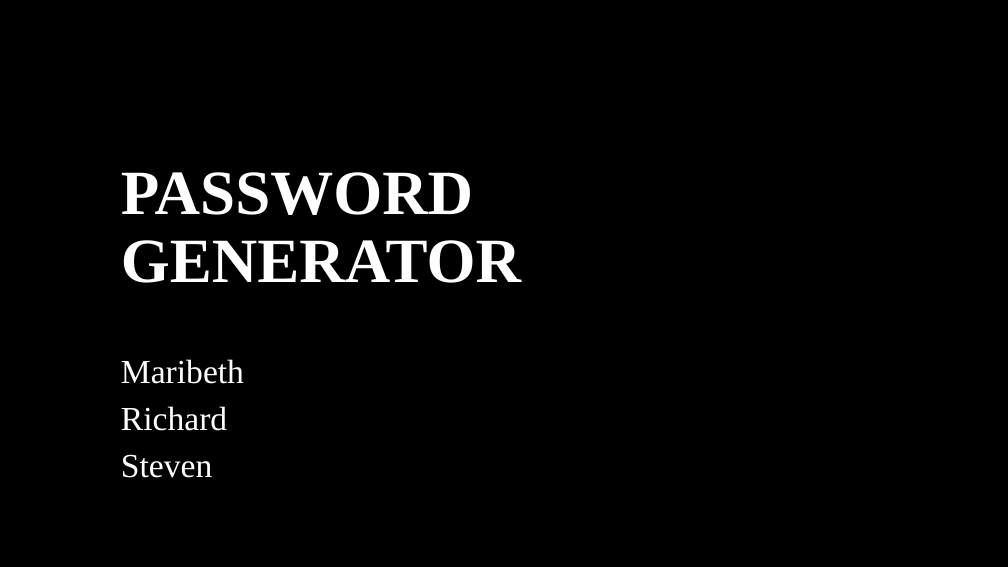
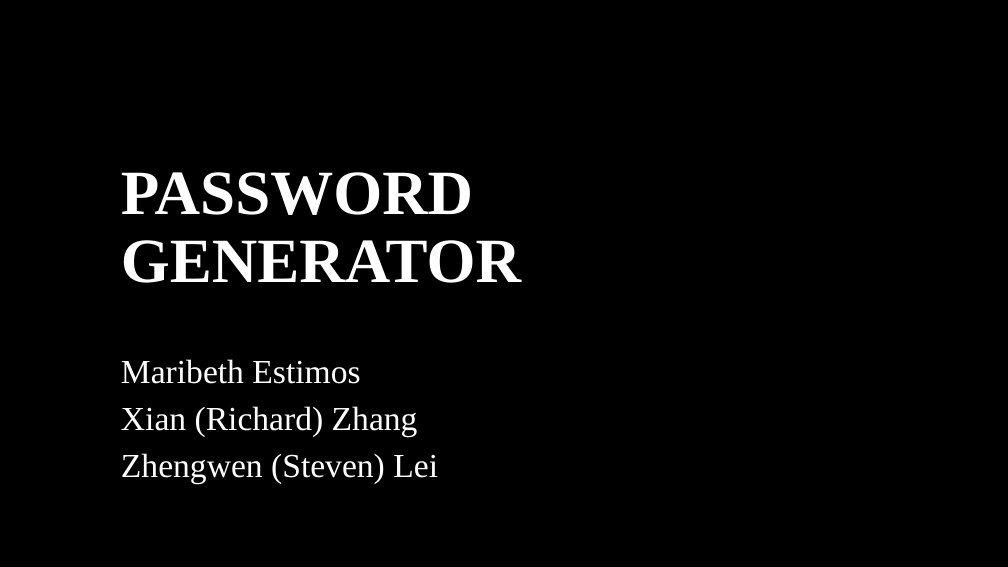
Before and after one commit to Steven-lei/Password-Generator, a slide deck: slide 1 of document/Presentation Password Generator.pptx. Drawn at 1008x567 pixels with LibreOffice and Linux fonts; fonts in the diff are those of the drawing; background and template pictures are left out. Boxes give left, top, right and bottom in pixels: in the first picture for what was removed or moved away, otherwise in the second. Text is boxed around its words. In the diff, an @@ line names an element or a change of style, - is before the commit and + after.

```diff
--- a/document/Presentation Password Generator.pptx
+++ b/document/Presentation Password Generator.pptx
@@ subtitle at (x1=121, y1=359, x2=438, y2=484): text changed @@
-Maribeth
-Richard
-Steven
+Maribeth Estimos
+Xian (Richard) Zhang
+Zhengwen (Steven) Lei
```
Also in this commit, not shown: 7 other slides changed, 1 slide added, 1 other file.
